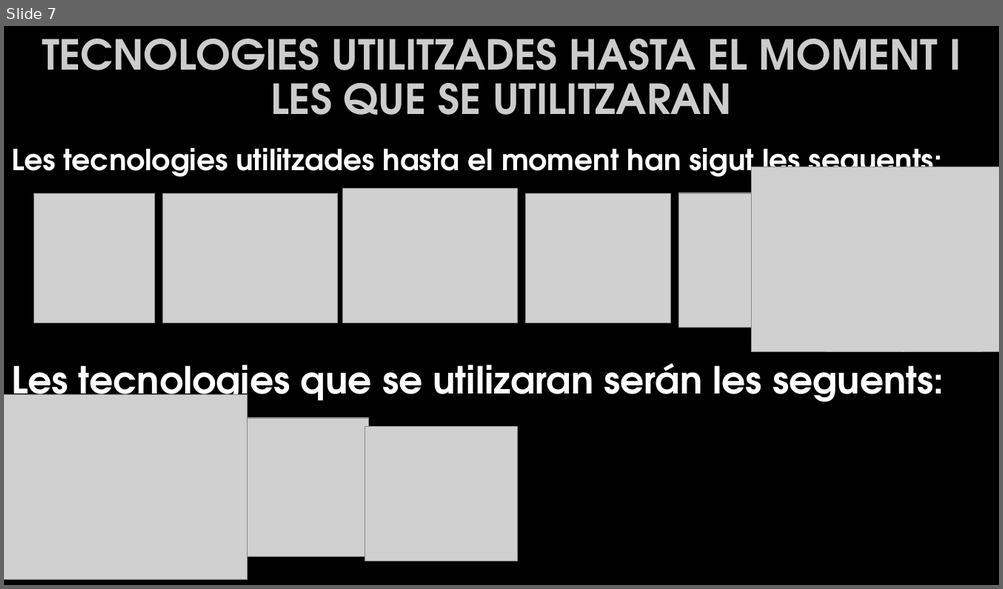
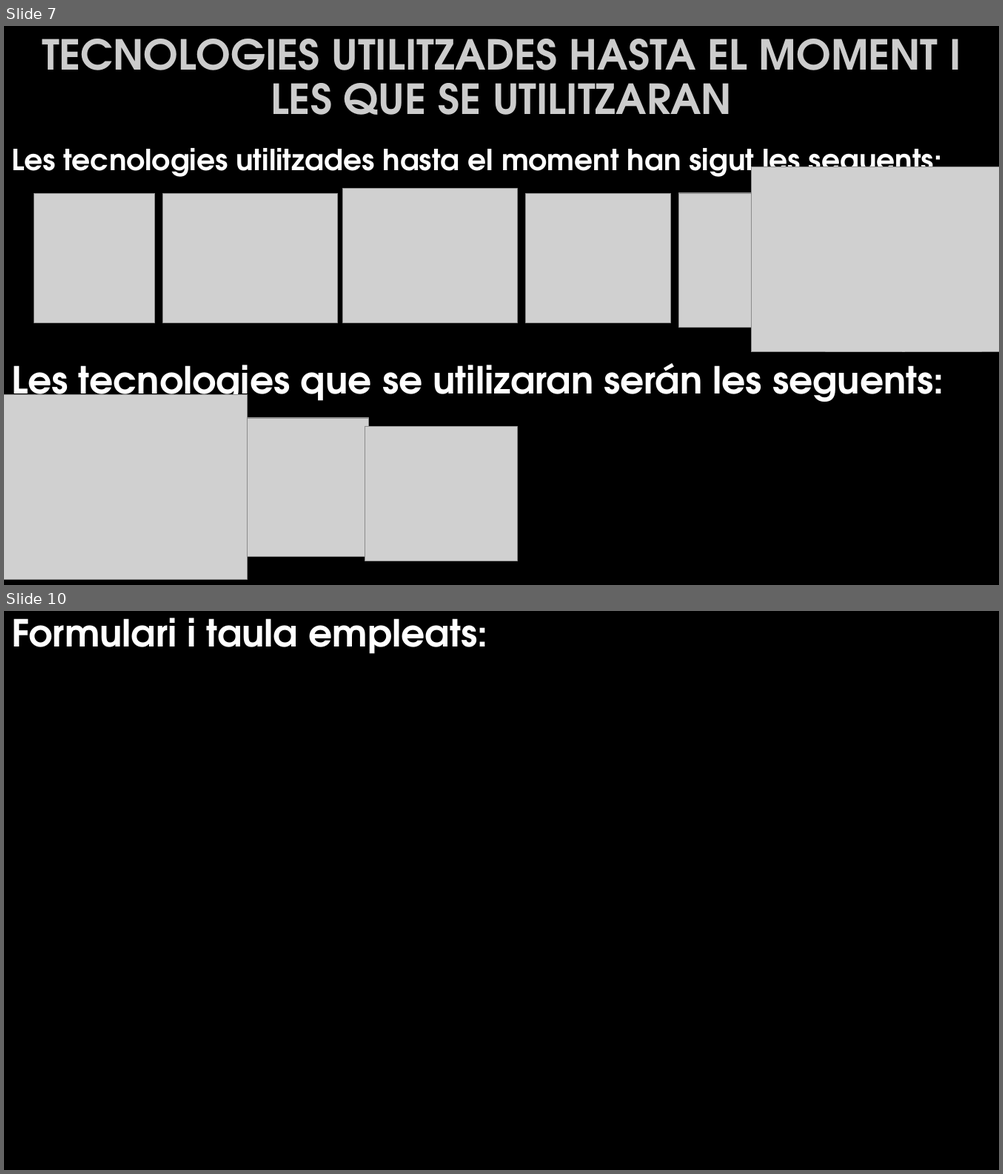
Before and after one commit to yolial22/yosulitago_2022_2-DAM, a slide deck: Presentacio del projectefinal 11-4-22.pptx. Shown one above the other, each under a label of ours: slide 7 before the commit, slides 7 and 10 after it; the slides between them are not shown. The pictures are 1003x589 and 1003x1174 pixels, drawn with LibreOffice and Linux fonts; fonts in the diff are those of the drawing; grey boxes stand for pictures; background and template pictures are left out. Boxes give left, top, right and bottom in pixels: in the first picture for what was removed or moved away, otherwise in the second. Text is boxed around its words. In the diff, an @@ line names an element or a change of style, - is before the commit and + after.

```diff
--- a/Presentacio del projectefinal 11-4-22.pptx
+++ b/Presentacio del projectefinal 11-4-22.pptx
@@ slide 10 added at (x1=4, y1=611, x2=999, y2=1170), background picture (left out) @@
@@ text added at (x1=11, y1=618, x2=487, y2=654), 36 pt, text #FFFFFF, bold @@
+Formulari i taula empleats:
```
Also in this commit, not shown: 19 other slides added.
